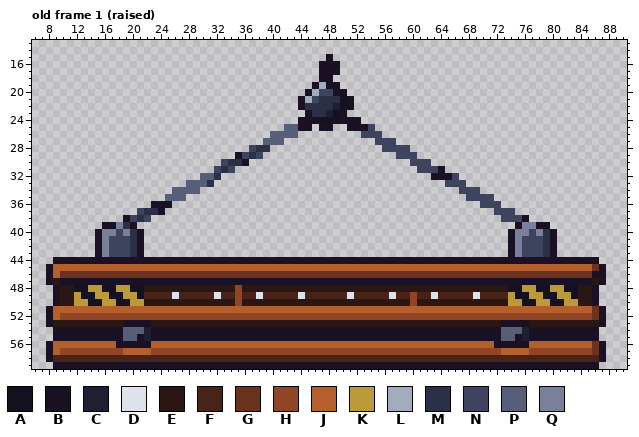
Pixel-art file: assets/source/props/stop_frame/prop_stop_frame.ase. Above is the file before it was changed.
96x60 pixels, 2 frames. Shown: old frame 1 (raised): x 6..90, y 13..59. The commit also changed other frames, which this record leaves out.
Palette (. is transparent): A #121220  B #1b1124  C #1e2032  D #dde2ec  E #2a1612  F #4a2318  G #6c321e  H #914524  J #b55f2c  K #bc9a3a  L #a3abbf  M #2c3046  N #3f445e  P #575e7a  Q #78809a
Pixels before, old frame 1 (raised) (only the part around the change), first column x 6:
13 .....................................................................................
14 .....................................................................................
15 ..........................................B..........................................
16 .........................................BBB.........................................
17 .........................................BBB.........................................
18 .........................................BB..........................................
19 ........................................BLBB.........................................
20 .......................................BLNNBB........................................
21 ......................................BLNMMMAB.......................................
22 ......................................BMMMMCAB.......................................
23 .......................................BMMCAB........................................
24 ......................................BBBAABBBB......................................
25 ....................................PPBB.BB..BBBN....................................
26 ..................................PPPP.........NNN...................................
27 .................................PPP.............NNN.................................
28 ...............................NMM................NNNN...............................
29 .............................BNMN...................NNN..............................
30 ...........................NMMB.......................NNN............................
31 ..........................NMN..........................NNNB..........................
32 ........................PPM..............................BBBN........................
33 ......................PPPM.................................NNN.......................
34 ....................PPPP.....................................NNN.....................
35 ...................PPP........................................NNNN...................
36 .................BBB............................................NNN..................
37 ...............NMMB...............................................NNN................
38 .............BNMN..................................................NNNB..............
39 ..........BBQMB......................................................BQQBB...........
40 .........BQQNQMB....................................................BQQNQMB..........
41 .........BQNNNMB....................................................BQNNNMB..........
42 .........BQNNNMB....................................................BQNNNMB..........
43 .........BQNNNMB....................................................BQNNNMB..........
44 ...BBBBBBBBBBBBBBBBBBBBBBBBBBBBBBBBBBBBBBBBBBBBBBBBBBBBBBBBBBBBBBBBBBBBBBBBBBBBBB....
45 ..BJJJJJJJJJJJJJJJJJJJJJJJJJJJJJJJJJJJJJJJJJJJJJJJJJJJJJJJJJJJJJJJJJJJJJJJJJJJJJGB...
46 ..BJGGGGGGGGGGGGGGGGGGGGGGGGGGGGGGGGGGGGGGGGGGGGGGGGGGGGGGGGGGGGGGGGGGGGGGGGGGGGBB...
47 ..BEBBBBBBBBBBBBBBBBBBBBBBBBBBBBBBBBBBBBBBBBBBBBBBBBBBBBBBBBBBBBBBBBBBBBBBBBBBBBEB...
48 ...BEEAAKKAAKKAAEEEEEEEEEEEEEHEEEEEEEEEEEEEEEEEEEEEEEEEEEEEEEEEEEEEEAAKKAAKKAAEEB....
49 ...BEEKAAKKAAKKAFFFFDFFFFFDFFHFFDFFFFFDFFFFFFDFFFFFDFFHFFDFFFFFDFFFFKAAKKAAKKAEEB....
50 ...BEEKKAAKKAAKKEEEEEEEEEEEEEHEEEEEEEEEEEEEEEEEEEEEEEEHEEEEEEEEEEEEEKKAAKKAAKKEEB....
51 ..BJJJJJJJJJJJJJJJJJJJJJJJJJJJJJJJJJJJJJJJJJJJJJJJJJJJJJJJJJJJJJJJJJJJJJJJJJJJJJGB...
52 ..BJHHHHHHHHHHHHHHHHHHHHHHHHHHHHHHHHHHHHHHHHHHHHHHHHHHHHHHHHHHHHHHHHHHHHHHHHHHHHGB...
53 ..BEEEEEEEEEEBBBBEEEEEEEEEEEEEEEEEEEEEEEEEEEEEEEEEEEEEEEEEEEEEEEEEEBBBBEEEEEEEEEEB...
54 ...BBBBBBBBBBPPPCBBBBBBBBBBBBBBBBBBBBBBBBBBBBBBBBBBBBBBBBBBBBBBBBBBPPPCBBBBBBBBBB....
55 ...BBBBBBBBBBPPBCBBBBBBBBBBBBBBBBBBBBBBBBBBBBBBBBBBBBBBBBBBBBBBBBBBPPBCBBBBBBBBBB....
56 ..BJJJJJJJJJBBBBBJJJJJJJJJJJJJJJJJJJJJJJJJJJJJJJJJJJJJJJJJJJJJJJJJBBBBBJJJJJJJJJGB...
57 ..BJHHHHHHHHHJJJJHHHHHHHHHHHHHHHHHHHHHHHHHHHHHHHHHHHHHHHHHHHHHHHHHHJJJJHHHHHHHHHGB...
58 ..BFFFFFFFFFFFFFFFFFFFFFFFFFFFFFFFFFFFFFFFFFFFFFFFFFFFFFFFFFFFFFFFFFFFFFFFFFFFFFFB...
59 ...BBBBBBBBBBBBBBBBBBBBBBBBBBBBBBBBBBBBBBBBBBBBBBBBBBBBBBBBBBBBBBBBBBBBBBBBBBBBBB....
The result:
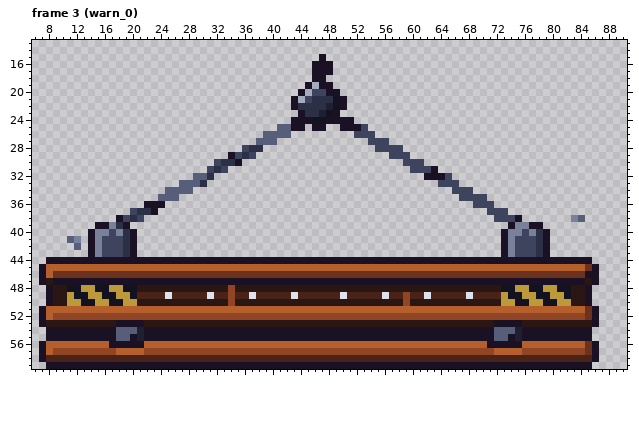
A new or re-ordered frame is compared with the old frame closest to it.
Change:
frames 2 -> 5
Frame 3 (warn_0) is new; against old frame 1 (raised):
y 15: x 47..48 .B -> B.
y 16..17: x 46 . -> B; x 49 B -> .
y 18: x 46 . -> B; x 48 B -> .
y 19: x 45..47 .BL -> BLB; x 49 B -> .
y 20: x 44..46 .BL -> BLN; x 48 N -> B; x 50 B -> .
y 21: x 43..46 .BLN -> BLNM; x 49..51 MAB -> AB.
y 22: x 43..44 .B -> BM; x 48..51 MCAB -> CAB.
y 23: x 44..45 .B -> BM; x 47..50 MCAB -> CAB.
y 24: x 43 . -> B; x 46 B -> A; x 48 A -> B; x 52 B -> .
y 25: x 41 . -> P; x 43 P -> B; x 45..46 B. -> .B; x 48 B -> .; x 50 . -> B; x 53..54 BN -> N.
y 26: x 39 . -> P; x 43 P -> .; x 52 . -> N; x 55 N -> .
y 27: x 38 . -> P; x 41 P -> .; x 54 . -> N; x 57 N -> .
y 28: x 36..37 .N -> NM; x 39 M -> .; x 55 . -> N; x 59 N -> .
y 29: x 34..38 .BNMN -> BNMN.; x 57 . -> N; x 60 N -> .
y 30: x 32..33 .N -> NM; x 35..36 MB -> B.; x 59 . -> N; x 62 N -> .
y 31: x 31..34 .NMN -> NMN.; x 60 . -> N; x 63..64 NB -> B.
y 32: x 29 . -> P; x 31..32 PM -> M.; x 62 . -> B; x 65..66 BN -> N.
y 33: x 27 . -> P; x 30..31 PM -> M.; x 64 . -> N; x 67 N -> .
y 34: x 25 . -> P; x 29 P -> .; x 66 . -> N; x 69 N -> .
y 35: x 24 . -> P; x 27 P -> .; x 67 . -> N; x 71 N -> .
y 36: x 22 . -> B; x 25 B -> .; x 69 . -> N; x 72 N -> .
y 37: x 20..21 .N -> NM; x 23..24 MB -> B.; x 71 . -> N; x 74 N -> .
y 38: x 18..22 .BNMN -> BNMN.; x 72 . -> N; x 75..76 NB -> B.; x 83..84 .. -> QP
y 39: x 15 . -> B; x 17..20 BQMB -> QMB.; x 74..75 .B -> BQ; x 77 Q -> B; x 79 B -> .
y 40: x 14..15 .B -> BQ; x 17..21 QNQMB -> NQMB.; x 73..74 .B -> BQ; x 76..80 QNQMB -> NQMB.
y 41: x 11..12 .. -> PQ; x 14..16 .BQ -> BQN; x 19..21 NMB -> MB.; x 73..75 .BQ -> BQN; x 78..80 NMB -> MB.
y 42: x 12 . -> P; x 14..16 .BQ -> BQN; x 19..21 NMB -> MB.; x 73..75 .BQ -> BQN; x 78..80 NMB -> MB.
y 43: x 14..16 .BQ -> BQN; x 19..21 NMB -> MB.; x 73..75 .BQ -> BQN; x 78..80 NMB -> MB.
y 44: x 8 . -> B; x 86 B -> .
y 45: x 7..8 .B -> BJ; x 85..87 JGB -> GB.
y 46: x 7..9 .BJ -> BJG; x 85 G -> B; x 87 B -> .
y 47: x 7..9 .BE -> BEB; x 85..87 BEB -> EB.
y 48: x 8..9 .B -> BE; x 11 E -> A; x 13 A -> K; x 15 K -> A; x 17 A -> K; x 19 K -> A; x 21 A -> E; x 34..35 EH -> HE; x 73 E -> A; x 75 A -> K; x 77 K -> A; x 79 A -> K; x 81 K -> A; x 83 A -> E; x 85..86 EB -> B.
y 49: x 8..9 .B -> BE; x 11..12 EK -> KA; x 14 A -> K; x 16 K -> A; x 18 A -> K; x 20..21 KA -> AF; x 25..26 FD -> DF; x 31..32 FD -> DF; x 34..35 FH -> HF; x 37..38 FD -> DF; x 43..44 FD -> DF; x 50..51 FD -> DF; x 56..57 FD -> DF; x 59..60 FH -> HF; x 62..63 FD -> DF; x 68..69 FD -> DF; x 73..74 FK -> KA; x 76 A -> K; x 78 K -> A; x 80 A -> K; x 82..83 KA -> AE; x 85..86 EB -> B.
y 50: x 8..9 .B -> BE; x 11 E -> K; x 13 K -> A; x 15 A -> K; x 17 K -> A; x 19 A -> K; x 21 K -> E; x 34..35 EH -> HE; x 59..60 EH -> HE; x 73 E -> K; x 75 K -> A; x 77 A -> K; x 79 K -> A; x 81 A -> K; x 83 K -> E; x 85..86 EB -> B.
y 51: x 7..8 .B -> BJ; x 85..87 JGB -> GB.
y 52: x 7..9 .BJ -> BJH; x 85..87 HGB -> GB.
y 53: x 7..8 .B -> BE; x 18 E -> B; x 22 B -> E; x 72 E -> B; x 76 B -> E; x 86..87 EB -> B.
y 54: x 8 . -> B; x 18 B -> P; x 21..22 PC -> CB; x 72 B -> P; x 75..76 PC -> CB; x 86 B -> .
y 55: x 8 . -> B; x 18 B -> P; x 20..22 PBC -> BCB; x 72 B -> P; x 74..76 PBC -> BCB; x 86 B -> .
y 56: x 7..8 .B -> BJ; x 17 J -> B; x 22 B -> J; x 71 J -> B; x 76 B -> J; x 85..87 JGB -> GB.
y 57: x 7..9 .BJ -> BJH; x 18 H -> J; x 22 J -> H; x 72 H -> J; x 76 J -> H; x 85..87 HGB -> GB.
y 58: x 7..8 .B -> BF; x 86..87 FB -> B.
y 59: x 8 . -> B; x 86 B -> .
